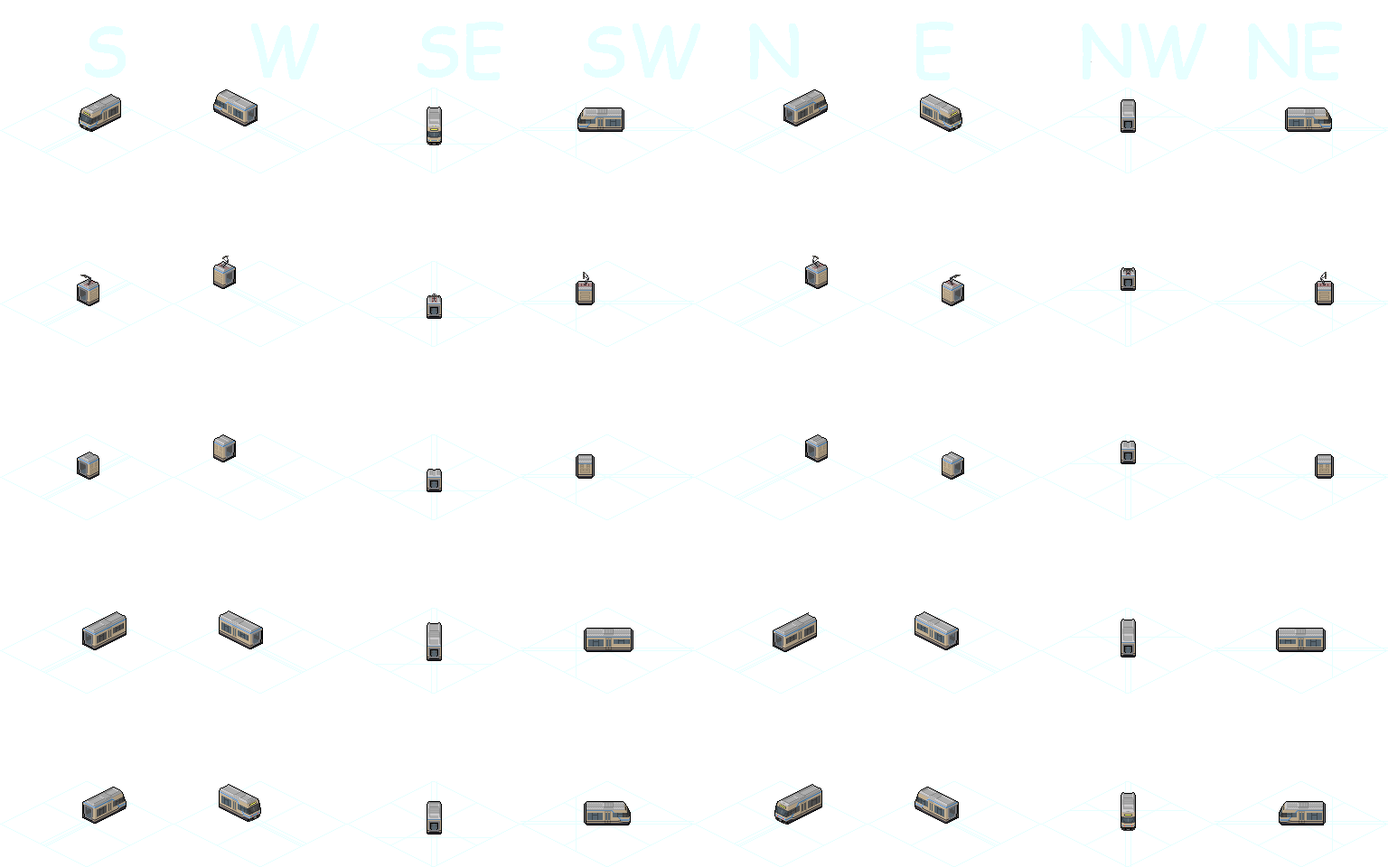
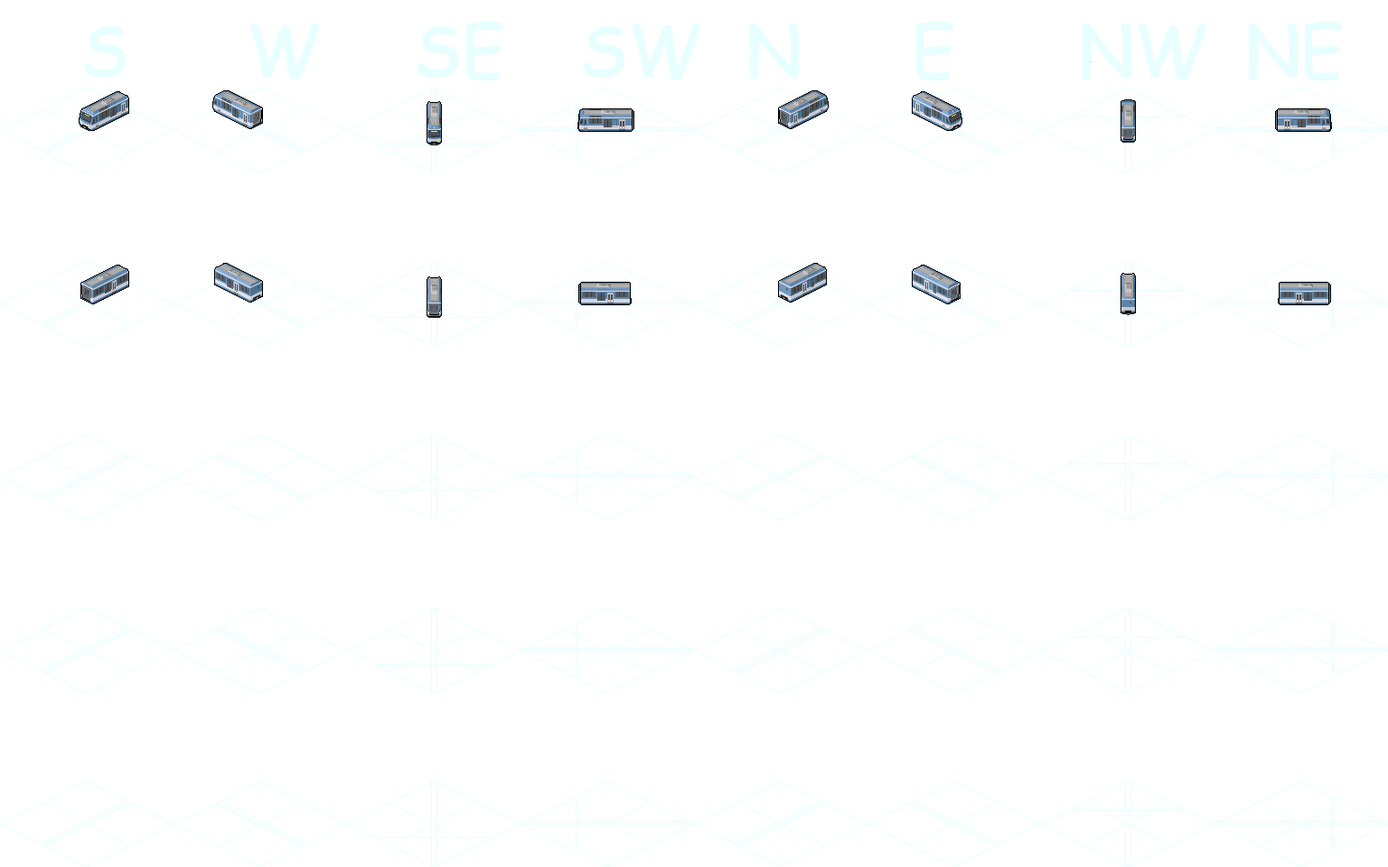
Layer changes from the first 1388x867 image to the second:
renamed "Pano FO #2" to "GTW kurz", moved it into group "GTW", painted on it over [76, 89, 1334, 835]
added layer "Gelenksteuerwagen" above "Komet" over [78, 90, 1332, 318]
added group "Komet" with 2 layers above "Eingefügte Ebene" over [78, 89, 1332, 662]
